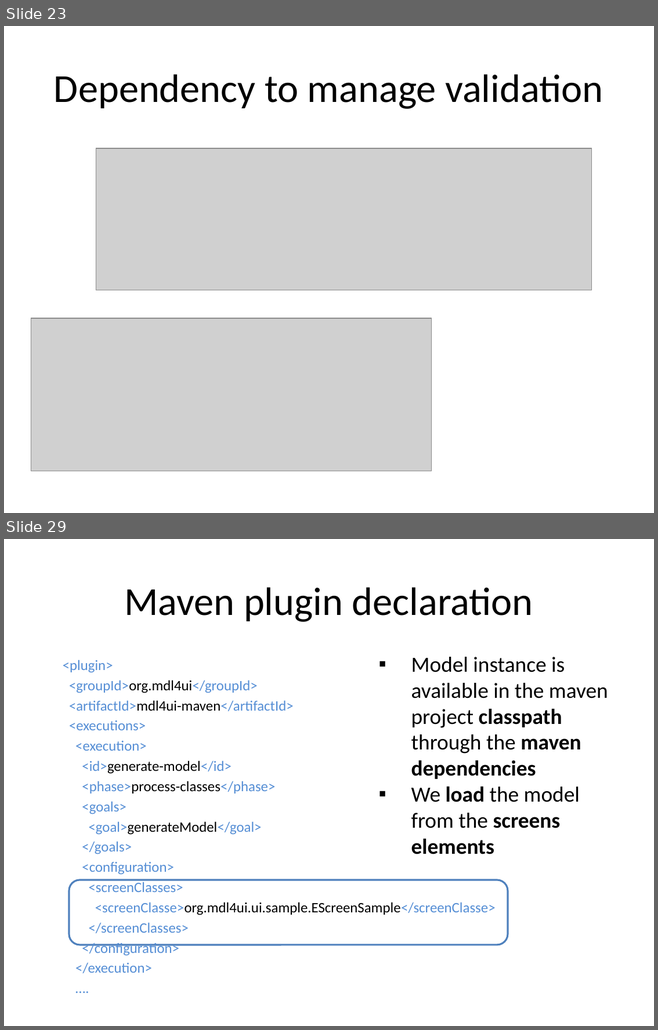
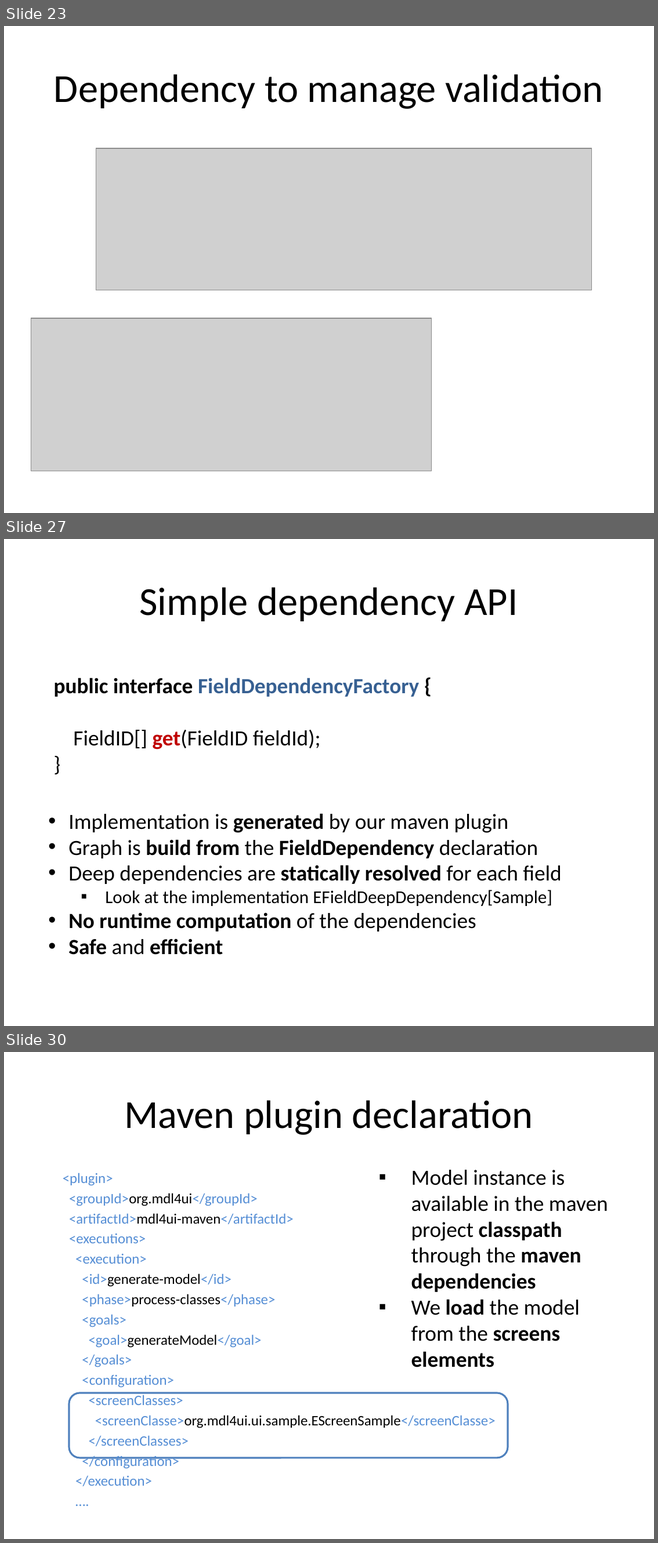
Before and after one commit to lesfurets/mdl4ui, a slide deck: mdl4ui-docs/mdl4ui_cg2013.pptx. Shown one above the other, each under a label of ours: slides 23 and 29 before the commit, slides 23, 27 and 30 after it; the slides between them are not shown. The pictures are 658x1030 and 658x1543 pixels, drawn with LibreOffice and Linux fonts; fonts in the diff are those of the drawing; grey boxes stand for pictures. Boxes give left, top, right and bottom in pixels: in the first picture for what was removed or moved away, otherwise in the second. Text is boxed around its words. In the diff, an @@ line names an element or a change of style, - is before the commit and + after.

```diff
--- a/mdl4ui-docs/mdl4ui_cg2013.pptx
+++ b/mdl4ui-docs/mdl4ui_cg2013.pptx
@@ slide 27 added at <box>4,539,654,1026</box>, background #FFFFFF @@
@@ title added at <box>139,587,517,621</box>, 44 pt, text #000000 @@
+Simple dependency API
@@ text added at <box>54,678,419,750</box>, 24 pt, text #000000, bold @@
+public interface FieldDependencyFactory {
+FieldID[] get(FieldID fieldId);
+}
@@ text added at <box>68,813,561,955</box>, 24 pt, text #000000 @@
+• Implementation is generated by our maven plugin
+• Graph is build from the FieldDependency declaration
+• Deep dependencies are statically resolved for each field
+  ▪ Look at the implementation EFieldDeepDependency[Sample]
+• No runtime computation of the dependencies
+• Safe and efficient
@@ what was slide 29 is now slide 30 @@
```
Also in this commit, not shown: 6 slides changed, 8 other slides added, 1 slide removed.
